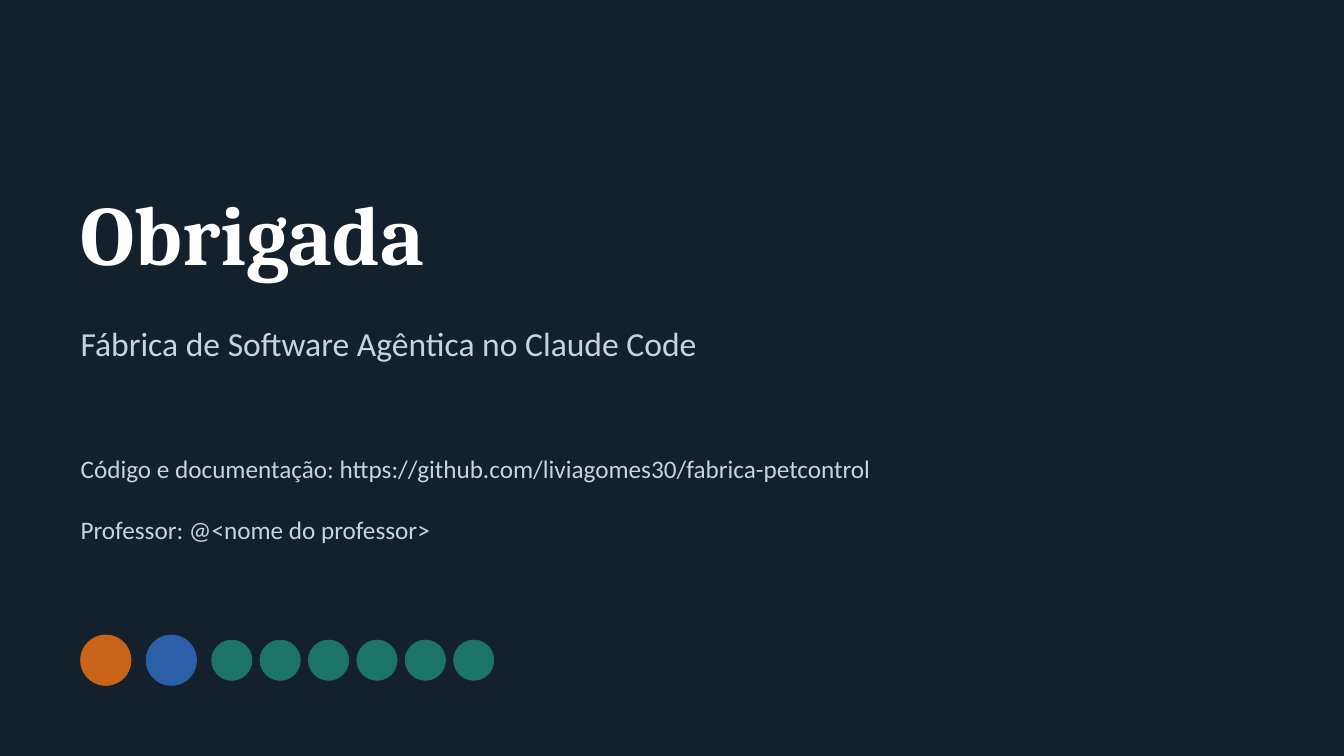
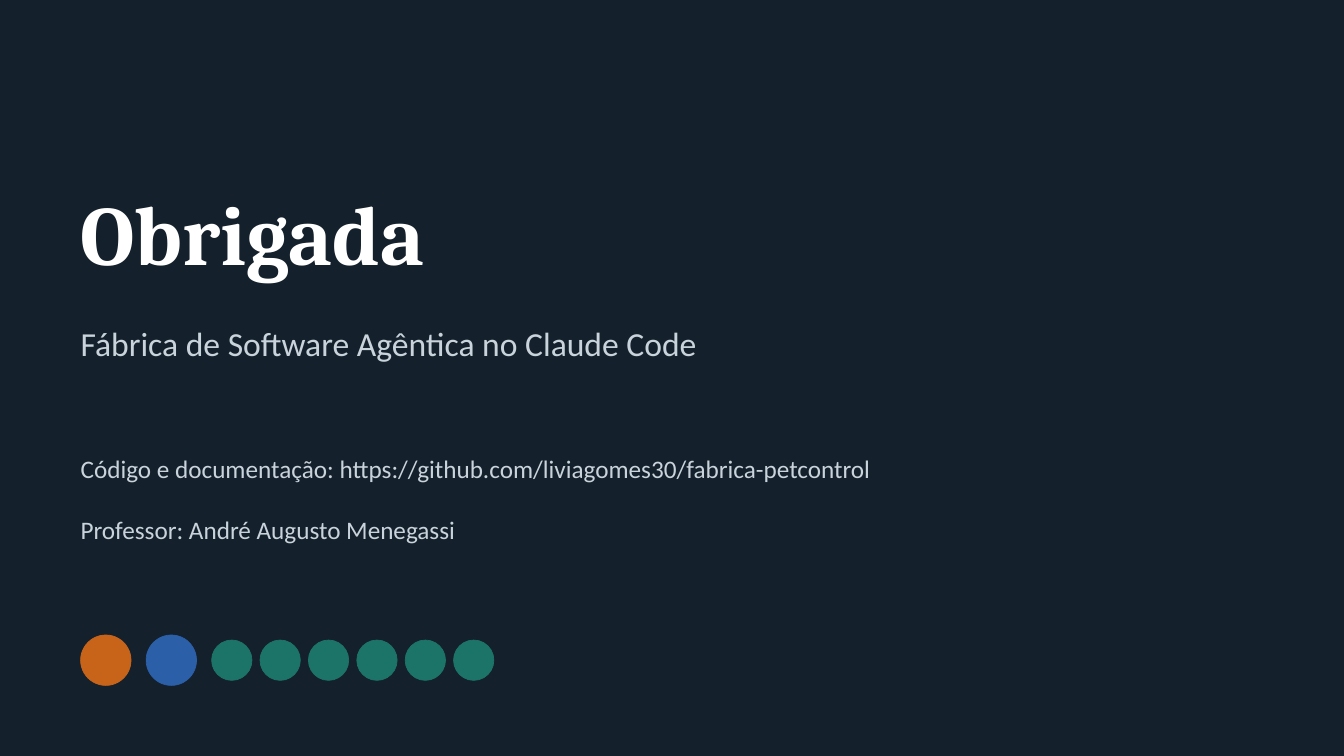
Before and after one commit to liviagomes30/fabrica-petcontrol, a slide deck: slide 15 of docs/fabrica/apresentacao-fabrica-claude-code.pptx. Drawn at 1344x756 pixels with LibreOffice and Linux fonts; fonts in the diff are those of the drawing. Boxes give left, top, right and bottom in pixels: in the first picture for what was removed or moved away, otherwise in the second. Text is boxed around its words. In the diff, an @@ line names an element or a change of style, - is before the commit and + after.

```diff
--- a/docs/fabrica/apresentacao-fabrica-claude-code.pptx
+++ b/docs/fabrica/apresentacao-fabrica-claude-code.pptx
@@ text at (x1=81, y1=521, x2=455, y2=544): text changed @@
-Professor: @<nome do professor>
+Professor: André Augusto Menegassi
```
Also in this commit, not shown: 1 other file.
